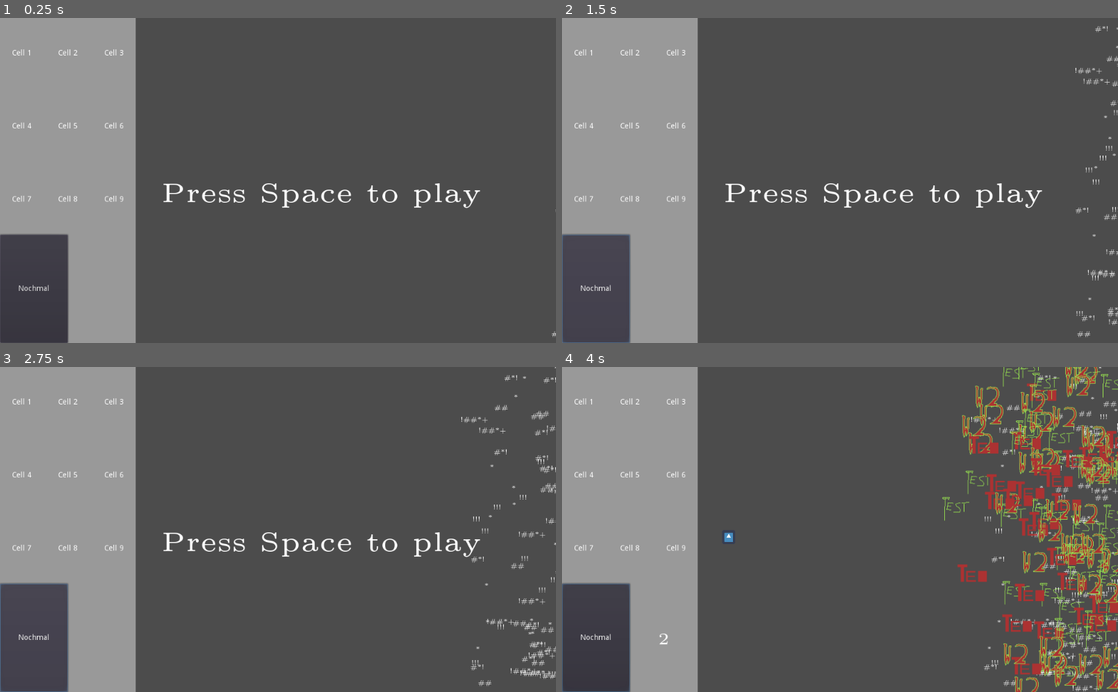
Above: before the commit, frames 1-4 (two rows, left to right).
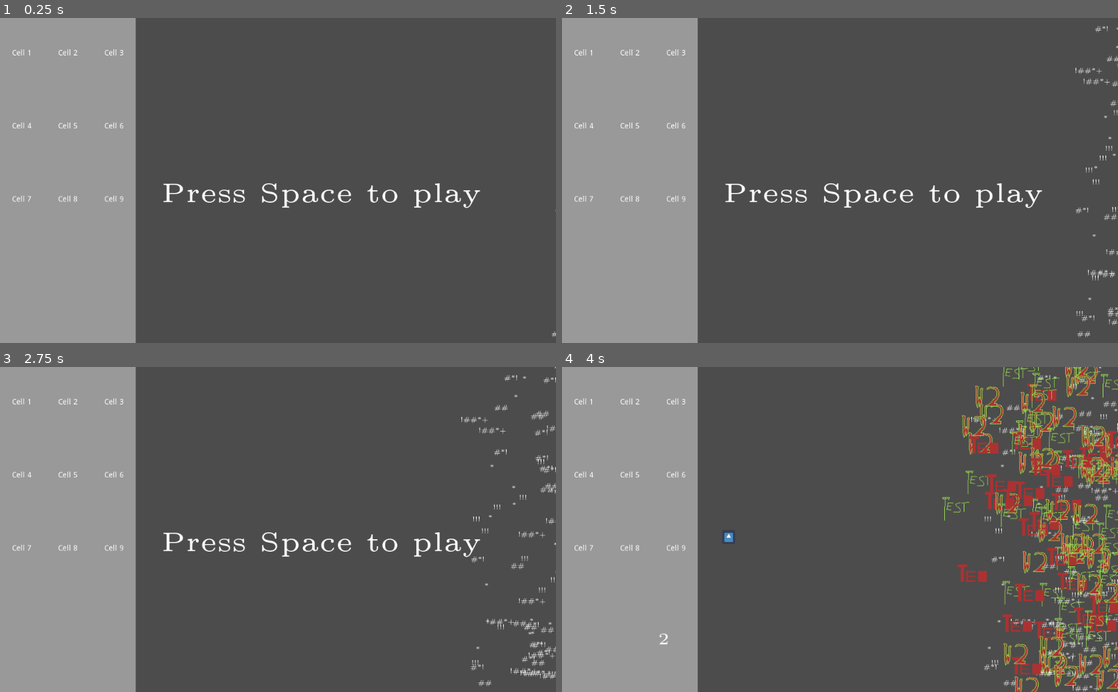
Above: after the commit, the same moments.

Repository: Cabalua/AvoidTheTankies
Game: Godot game, scene res://Bing.tscn
Same seed, same stepped clock (60 frames per second), same inputs: the game is played once before the commit and once after it. The engine's default icon, where the game draws it, is replaced by a stand-in: a white triangle on a blue panel in a dark square.
Inputs (mouse positions are in pixels of both pictures, inside the frame that each line leads up to):
- Up to frame 1 (0.25 s): no input
- Up to frame 2 (1.5 s): click (595, 287) at 0.5 s, where only the run before the commit has a clickable "Nochmal"; click (595, 287) at 1.25 s, where only the run before the commit has a clickable "Nochmal"
- Up to frame 3 (2.75 s): click (33, 636) at 2 s, where only the run before the commit has a clickable "Nochmal"
- Up to frame 4 (4 s): tap Space at 2.75, 3.02, 3.77 s; move the mouse to (962, 513) at 2.77 s; move the mouse to (728, 545) at 3.52 s

The runs differ from the first frame. In frame 1, 4.1% of the frame differs, in the area x 0-13%, y 66-100%; in frame 2, 4.1%; in frame 3, 4.1%; in frame 4, 4.1%.

Commit message:
Timer funktioniert, Tabelle auch, einiges an Fehler bringt der Debbugger

Diff:
--- a/UI.gd
+++ b/UI.gd
@@ -23,6 +23,9 @@
 signal stopp_countup
 signal start_again
 
+
+
+# hier später die richtigen Wörter einsetzen
 const word_name_1 = "erster"
 const word_name_2 = "zweiter"
 const word_name_3 = "der Dritte"
@@ -32,7 +35,11 @@
 const word_name_7 = "der siebte"
 const word_name_8 = "der achte"
 const word_name_9 = "der neunte"
-#
+
+
+
+
+
 
 func _ready():
 
@@ -73,15 +80,24 @@
 			var label = child as Label
 			label.text = ""
 
+
+
+# Signale erhalten
+
 func _on_MAIN_play():
 	#print("UI hat Signal erhalten")
 	emit_signal("weitergabe_signal")
 
+
+func _on_MAIN_new_game():
+	emit_signal("start_again")
+
+
 func _on_player_stop_playing():
 	delete_cells()
+	count = 0
 	#print("UI hat Stopp-Signal erhalten") #müsste kommen wenn < 9
 	emit_signal("stopp_countup")
-
 
 
 
@@ -135,7 +151,3 @@
 
 # func _on_player_png_4():
 # 	emit_signal("to_cell_4", word_name_4)
-
-
-func _on_MAIN_new_game():
-	emit_signal("start_again")
--- a/UI.tscn
+++ b/UI.tscn
@@ -20,6 +20,11 @@
 
 [sub_resource type="DynamicFont" id=2]
 size = 30
+font_data = ExtResource( 14 )
+
+[sub_resource type="DynamicFont" id=3]
+size = 50
+outline_color = Color( 0.223529, 1, 0, 1 )
 font_data = ExtResource( 14 )
 
 [node name="UI" type="Control"]
@@ -162,11 +167,13 @@
 [node name="Timer" type="Timer" parent="count_up_label"]
 script = ExtResource( 13 )
 
-[node name="record" type="Button" parent="."]
+[node name="record" type="Label" parent="."]
 margin_top = 400.0
 margin_right = 125.0
 margin_bottom = 600.0
-text = "Nochmal"
+custom_fonts/font = SubResource( 3 )
+align = 1
+valign = 1
 script = ExtResource( 15 )
 
 [connection signal="start_again" from="." to="count_up_label/Timer" method="_on_UI_start_again"]
--- a/player.gd
+++ b/player.gd
@@ -38,6 +38,7 @@
 func _on_player_body_shape_entered(body_rid, body, body_shape_index, local_shape_index):
 	#emit_signal("who_hit_me")
 	touching += 1
+	print(touching)
 	emit_signal("i_was_hit")
 
 
--- a/record.gd
+++ b/record.gd
@@ -1,4 +1,4 @@
-extends Button
+extends Label
 
 
 # Declare member variables here. Examples:
--- a/timer_script.gd
+++ b/timer_script.gd
@@ -1,37 +1,30 @@
 extends Timer
 
+
+# VARIABLE
 var count = 0
 var count_label
 var start_me = false
-signal all_the_time(my_time) #gibt die erreichte Zeit weiter an record button
 
 
+# SIGNALE
+signal all_the_time(my_time) #gibt die erreichte Zeit weiter an record label
+
+
+
+
+# FUNKTIONEN
 func _ready():
-	count_label = get_node("..") # Ersetzen Sie "Path/To/Your/Label" durch den tatsächlichen Pfad zu Ihrem Label-Knoten
+	count_label = get_node("..")
 	self.connect("timeout", self, "_on_Timer_timeout")
 	start()
-	if count_label:
-		print("Count Label ist da ")
-	else:
-		print("Count Label ist nicht da")
 
 
 func _on_Timer_timeout():
 	if start_me:
 		count +=1
 		count_label.text = str(count)
-
-		start(0)
-
-
-
-
-	# hier muss noch die erreichte Zeit ermittelt werden und diese dann weitergegeben werden an das Dings
-
-	#print("Timmer ist aus")
-	# count += 1
-	# label.text = str(count)
-
+		#start(0)
 
 
 
@@ -43,10 +36,11 @@
 func _on_UI_stopp_countup():
 	start_me = false
 	emit_signal("all_the_time", count_label.text)
+	count = 0
 
 
 func _on_UI_start_again():
-	count = 0
-	count_label.text = "0"
+	#count = 0
+	#count_label.text = "0"
 	start_me = true
-	start()
+	#start()
Not shown: 1 places in UI.tscn that only renumber resources
